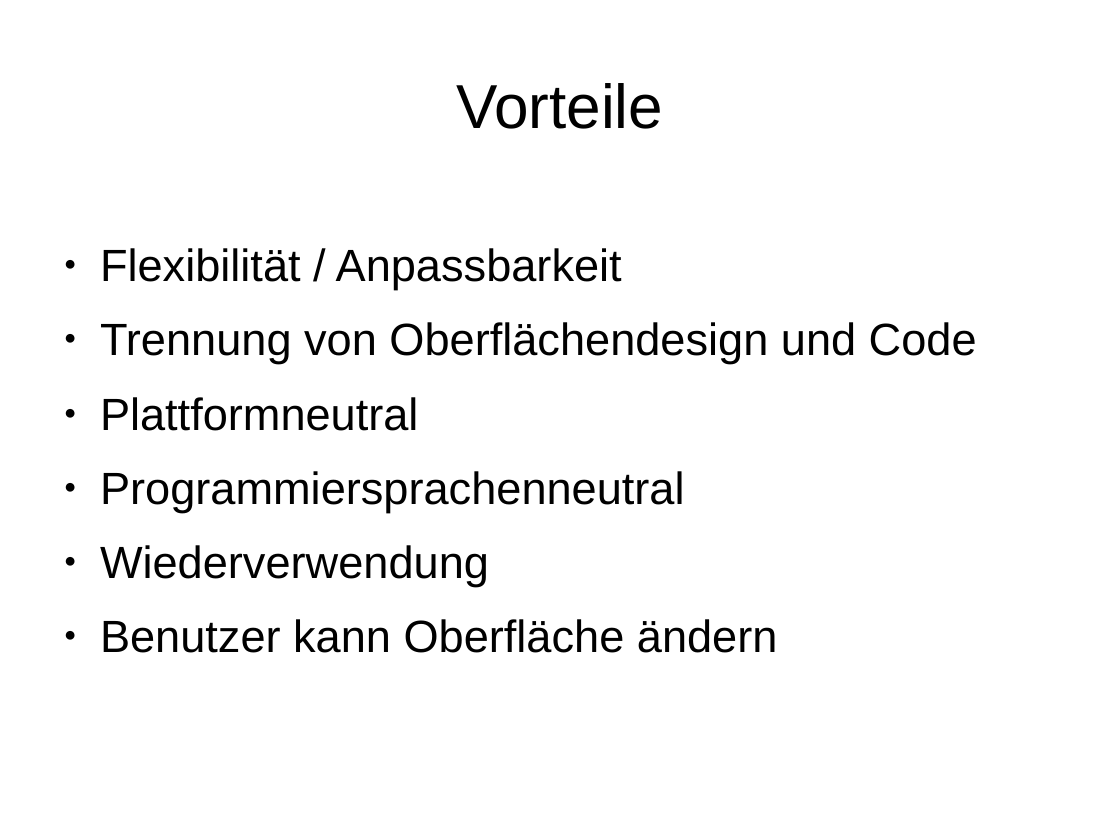
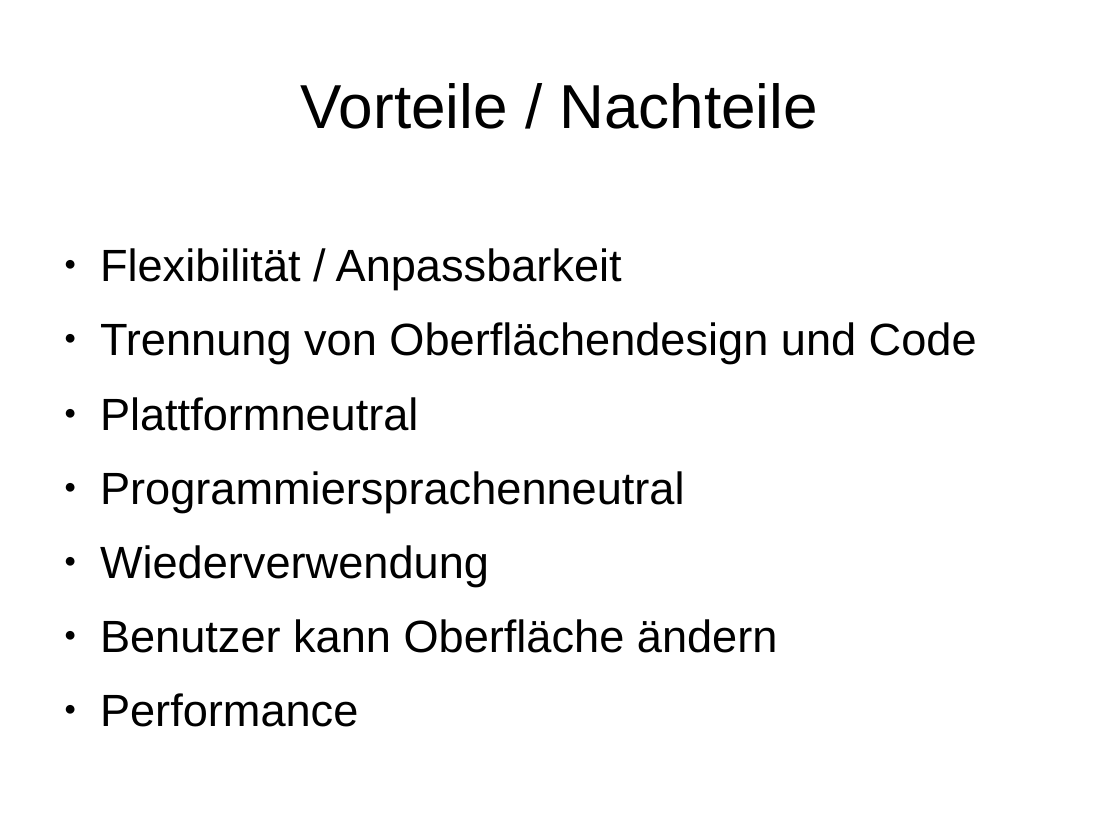
Before and after one commit to hheimbuerger/yaxgl, a slide deck: slide 4 of documents/Praesentationen/Praesentation XML-GUI.odp. Drawn at 1120x840 pixels with LibreOffice and Linux fonts; fonts in the diff are those of the drawing; background and template pictures are left out. Boxes give left, top, right and bottom in pixels: in the first picture for what was removed or moved away, otherwise in the second. Text is boxed around its words. In the diff, an @@ line names an element or a change of style, - is before the commit and + after.

```diff
--- a/documents/Praesentationen/Praesentation XML-GUI.odp
+++ b/documents/Praesentationen/Praesentation XML-GUI.odp
@@ title at [301, 83, 818, 129]: text changed @@
-Vorteile
+Vorteile / Nachteile
@@ text at [100, 693, 358, 727]: paragraph added @@
+● Performance
```
Also in this commit, not shown: 1 other slide changed, 1 slide removed.
